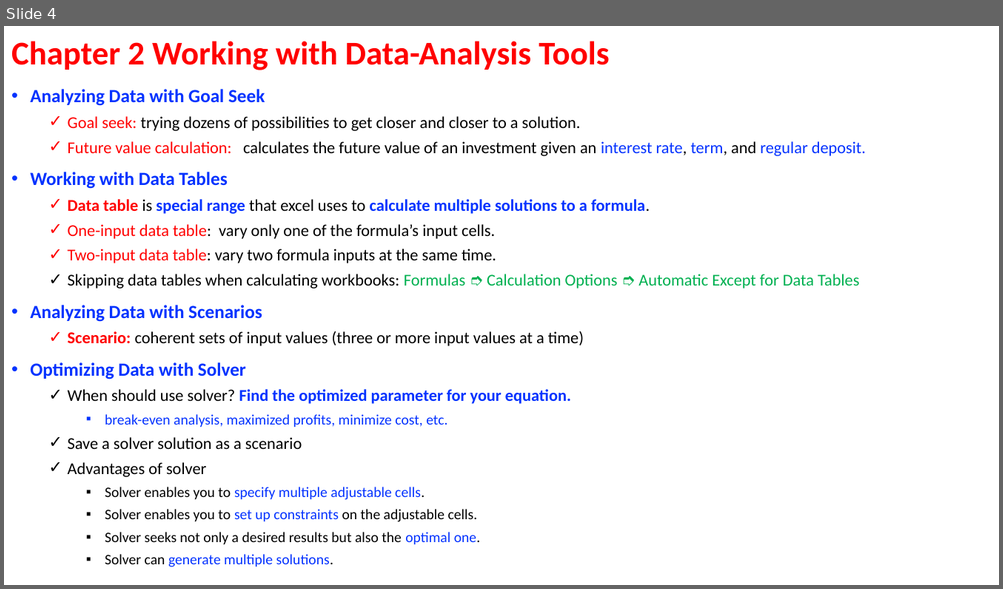
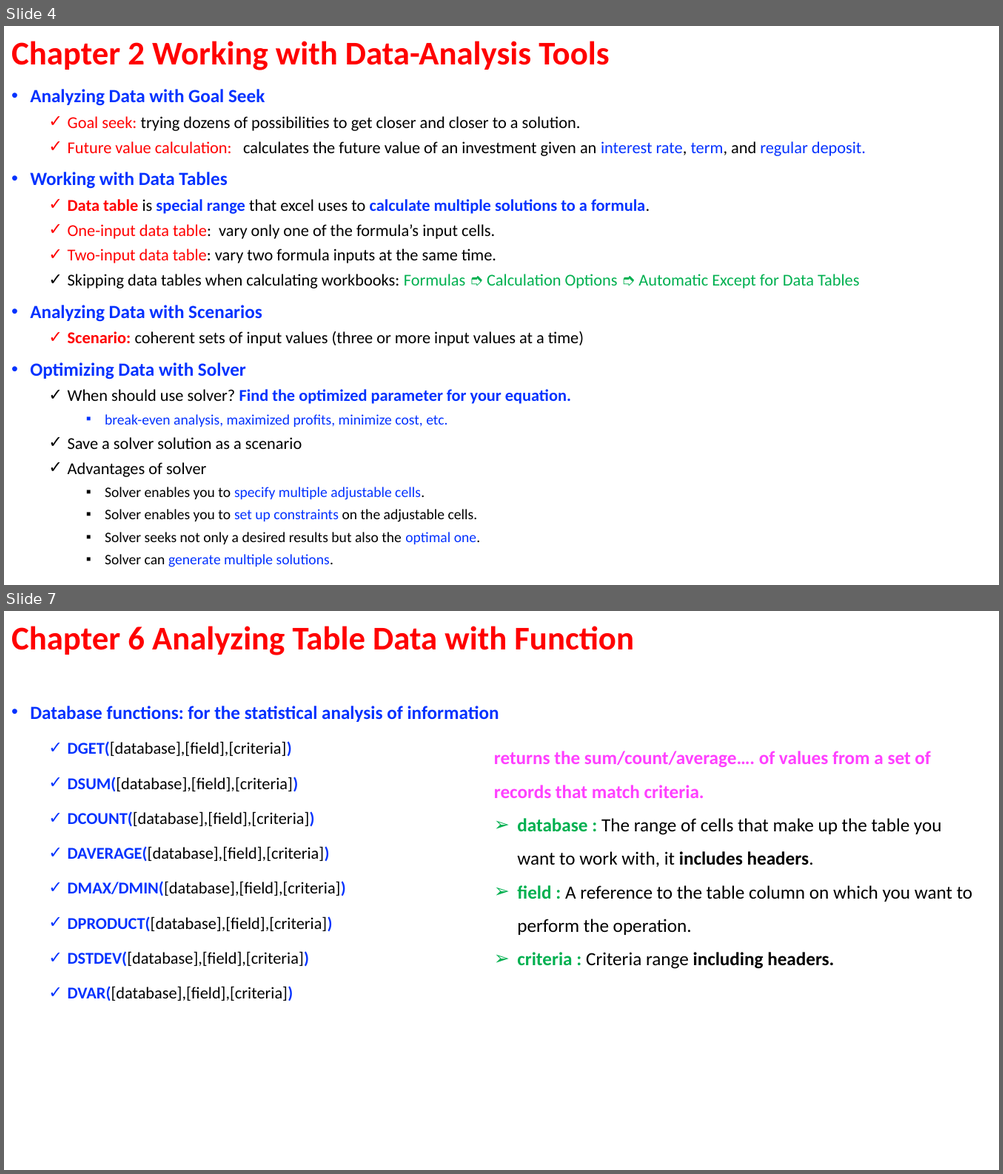
Before and after one commit to ArielMei/arielmei.github.io, a slide deck: EXCEL/ExcelDataAnalysisFD_Examples/Excel data analysis for dummies Outline.pptx. Shown one above the other, each under a label of ours: slide 4 before the commit, slides 4 and 7 after it; the slides between them are not shown. The pictures are 1003x589 and 1003x1174 pixels, drawn with LibreOffice and Linux fonts; fonts in the diff are those of the drawing. Boxes give left, top, right and bottom in pixels: in the first picture for what was removed or moved away, otherwise in the second. Text is boxed around its words. In the diff, an @@ line names an element or a change of style, - is before the commit and + after.

```diff
--- a/EXCEL/ExcelDataAnalysisFD_Examples/Excel data analysis for dummies Outline.pptx
+++ b/EXCEL/ExcelDataAnalysisFD_Examples/Excel data analysis for dummies Outline.pptx
@@ slide 7 added at (x1=4, y1=611, x2=999, y2=1170), background #FFFFFF @@
@@ title added at (x1=11, y1=626, x2=634, y2=655), 32 pt, text #FF0000, bold @@
+Chapter 6 Analyzing Table Data with Function
@@ text added at (x1=30, y1=706, x2=499, y2=1001), 16 pt, text #000000 @@
+• Database functions: for the statistical analysis of information
+  ✓ DGET([database],[field],[criteria])
+  ✓ DSUM([database],[field],[criteria])
+  ✓ DCOUNT([database],[field],[criteria])
+  ✓ DAVERAGE([database],[field],[criteria])
+  ✓ DMAX/DMIN([database],[field],[criteria])
+  ✓ DPRODUCT([database],[field],[criteria])
+  ✓ DSTDEV([database],[field],[criteria])
+  ✓ DVAR([database],[field],[criteria])
@@ text added at (x1=494, y1=751, x2=972, y2=969), 18 pt, text #000000 @@
+returns the sum/count/average…. of values from a set of records that match criteria.
+➢ database : The range of cells that make up the table you want to work with, it includes headers.
+➢ field : A reference to the table column on which you want to perform the operation.
+➢ criteria : Criteria range including headers.
```
Also in this commit, not shown: 2 slides changed, 1 other slide added, 8 other files.
